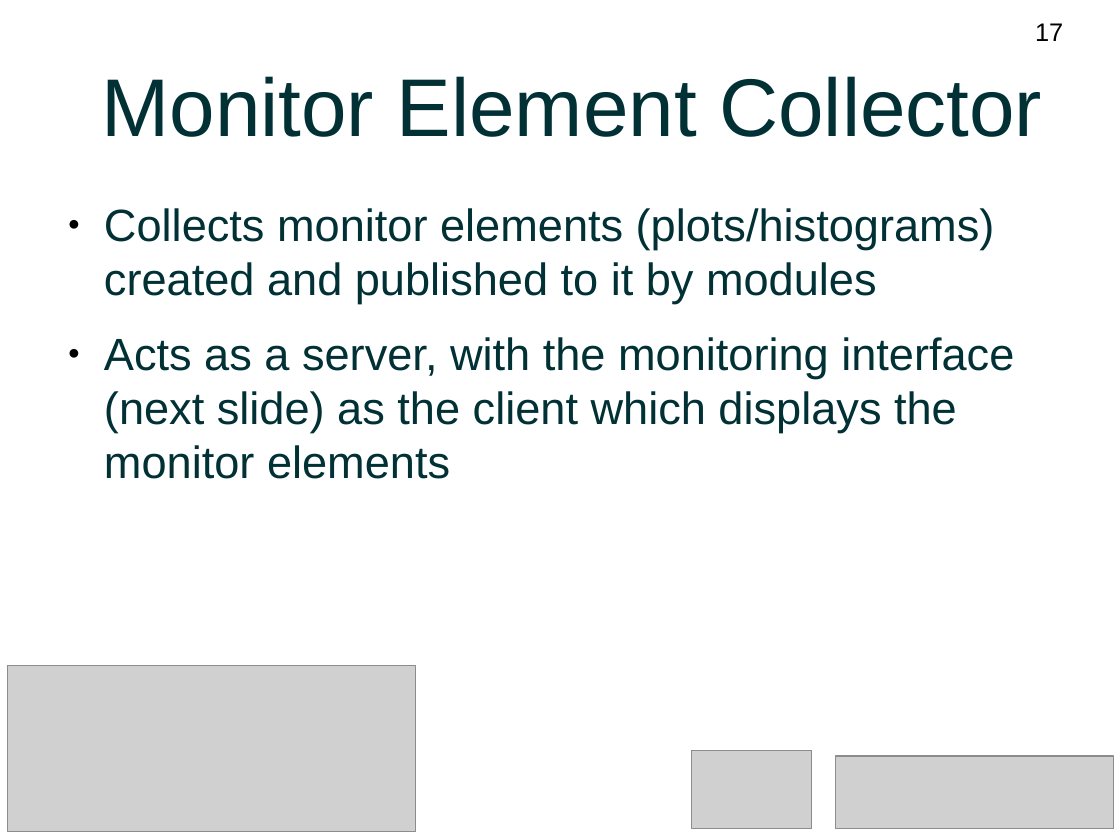
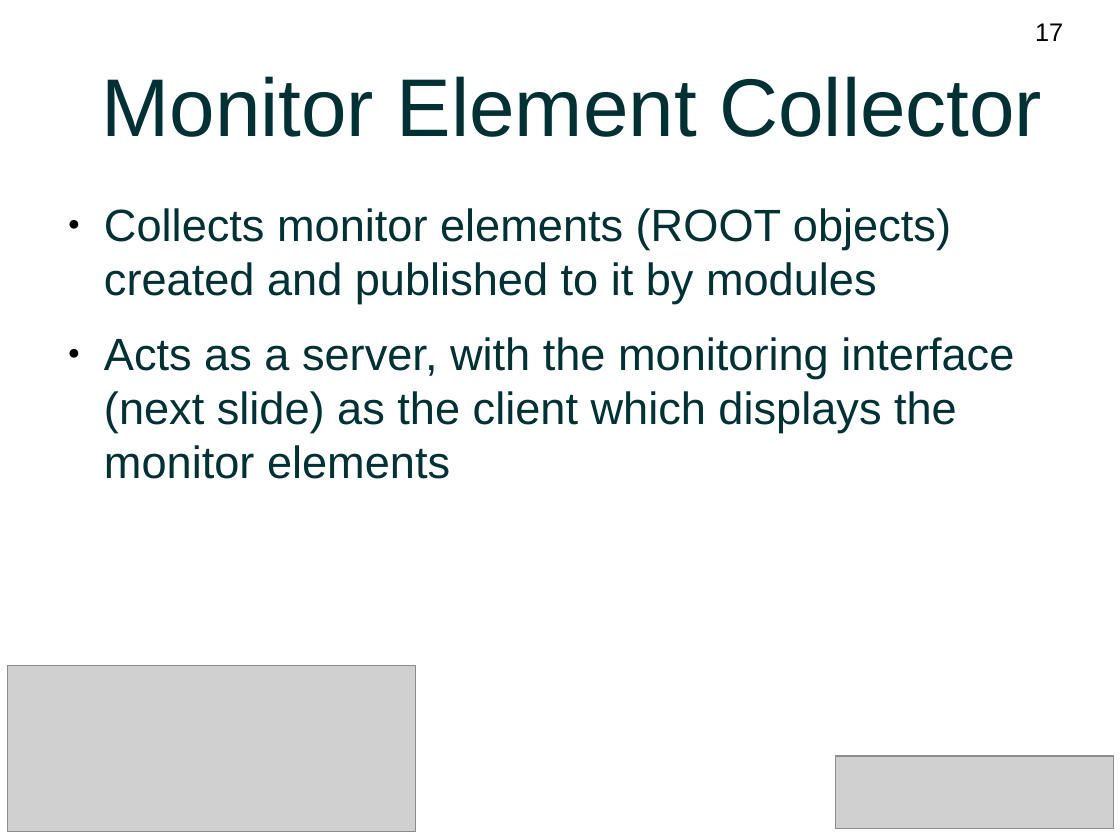
Before and after one commit to DQM4HEP/DQM4HEP-Workshop, a slide deck: slide 17 of BTTB2017-materials/Tutorial.odp. Drawn at 1120x840 pixels with LibreOffice and Linux fonts; fonts in the diff are those of the drawing; grey boxes stand for pictures. Boxes give left, top, right and bottom in pixels: in the first picture for what was removed or moved away, otherwise in the second. Text is boxed around its words. In the diff, an @@ line names an element or a change of style, - is before the commit and + after.

Commit message:
Added monitor GUI guide and incorporated feedback from Antoine

```diff
--- a/BTTB2017-materials/Tutorial.odp
+++ b/BTTB2017-materials/Tutorial.odp
@@ text at box(104, 208, 951, 304): text changed @@
-● Collects monitor elements (plots/histograms) created and published to it by modules
+● Collects monitor elements (ROOT objects) created and published to it by modules
@@ picture removed at box(692, 751, 812, 829) @@
```
Also in this commit, not shown: 61 other slides changed, 7 slides added, 1 slide removed.
